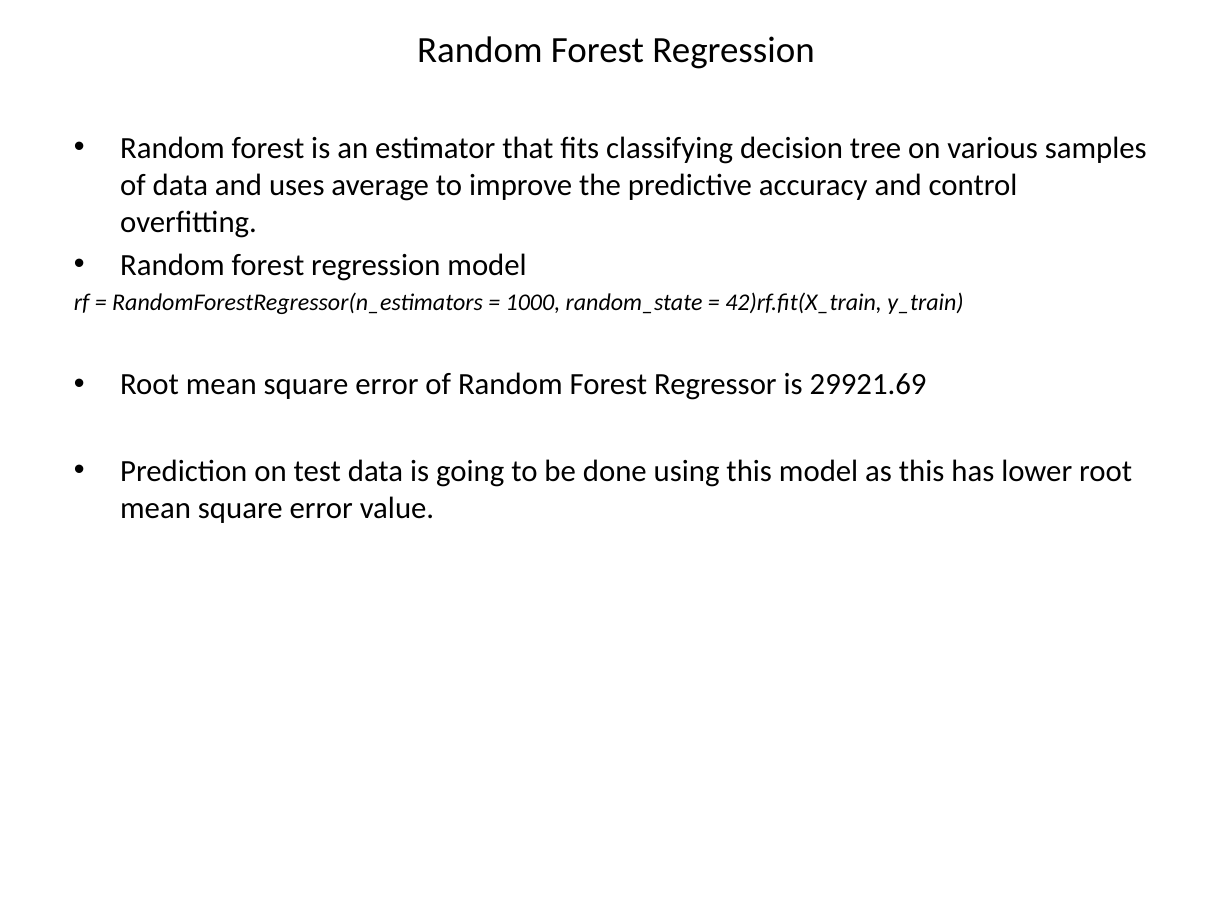
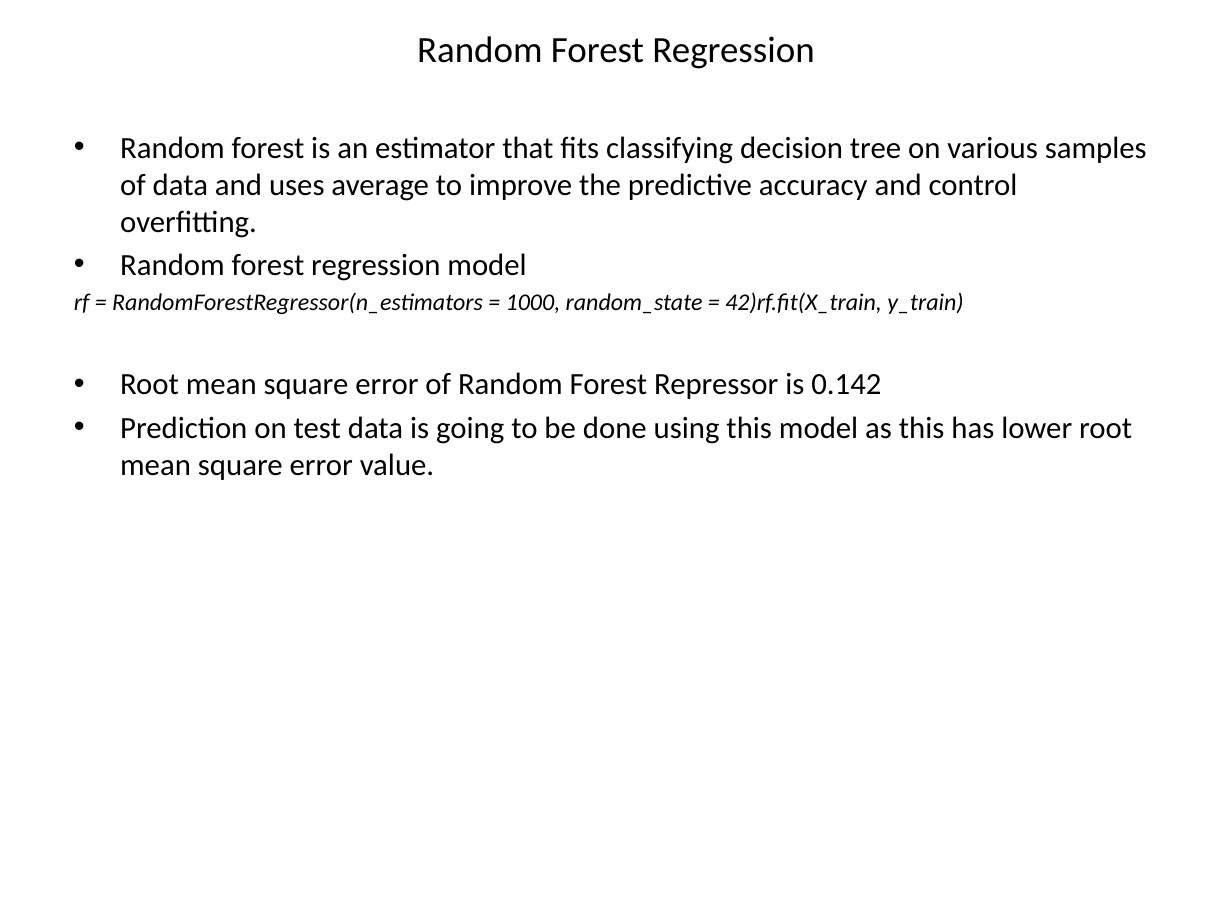
Before and after one commit to NKWalia/Final-Project, a slide deck: slide 33 of Presentation.pptx. Drawn at 1232x924 pixels with LibreOffice and Linux fonts; fonts in the diff are those of the drawing. Boxes give left, top, right and bottom in pixels: in the first picture for what was removed or moved away, otherwise in the second. Text is boxed around its words. In the diff, an @@ line names an element or a change of style, - is before the commit and + after.

```diff
--- a/Presentation.pptx
+++ b/Presentation.pptx
@@ text at (120, 372, 881, 399): text changed @@
-• Root mean square error of Random Forest Regressor is 29921.69
+• Root mean square error of Random Forest Repressor is 0.142
```
Also in this commit, not shown: 4 other slides changed, 2 slides added, 5 other files.
